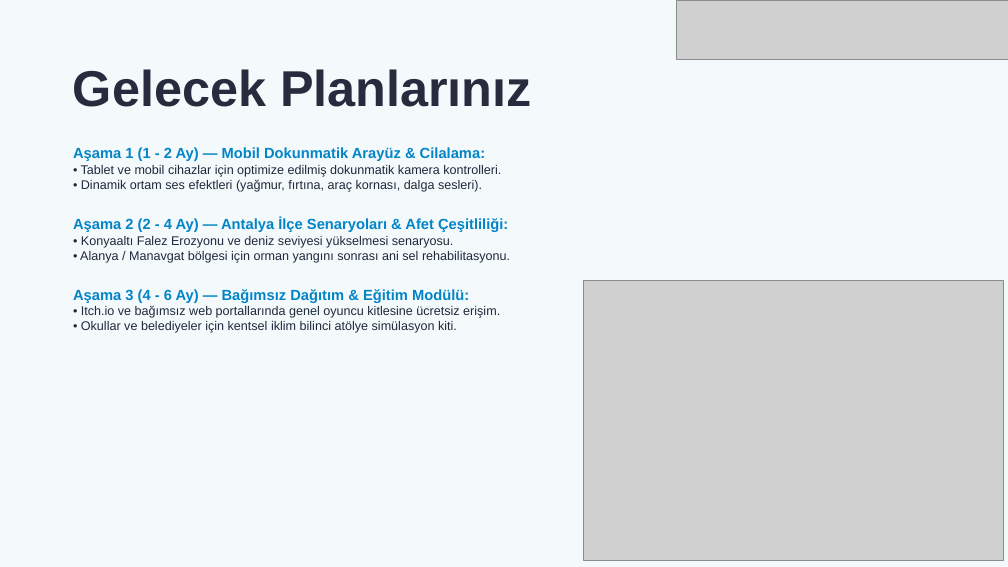
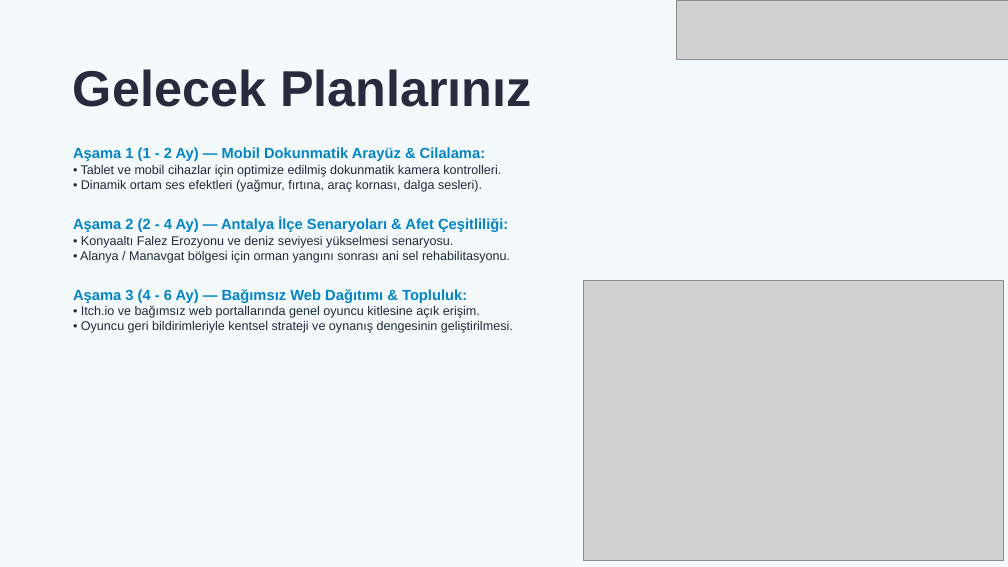
Before and after one commit to muratyildirim12q/resilientia-antalya, a slide deck: slide 8 of RESILIENTIA_ANTALYA_2031_SUNUM.pptx. Drawn at 1008x567 pixels with LibreOffice and Linux fonts; fonts in the diff are those of the drawing; grey boxes stand for pictures. Boxes give left, top, right and bottom in pixels: in the first picture for what was removed or moved away, otherwise in the second. Text is boxed around its words. In the diff, an @@ line names an element or a change of style, - is before the commit and + after.

Commit message:
docs: slayt 8 gelecek planlarindan okul ve belediye egitim kiti cikarildi, bagimsiz dagitim plani guncellendi

```diff
--- a/RESILIENTIA_ANTALYA_2031_SUNUM.pptx
+++ b/RESILIENTIA_ANTALYA_2031_SUNUM.pptx
@@ text at box(73, 288, 513, 333): text changed @@
-Aşama 3 (4 - 6 Ay) — Bağımsız Dağıtım & Eğitim Modülü:
-• Itch.io ve bağımsız web portallarında genel oyuncu kitlesine ücretsiz erişim.
-• Okullar ve belediyeler için kentsel iklim bilinci atölye simülasyon kiti.
+Aşama 3 (4 - 6 Ay) — Bağımsız Web Dağıtımı & Topluluk:
+• Itch.io ve bağımsız web portallarında genel oyuncu kitlesine açık erişim.
+• Oyuncu geri bildirimleriyle kentsel strateji ve oynanış dengesinin geliştirilmesi.
```
Also in this commit, not shown: 1 other file.
